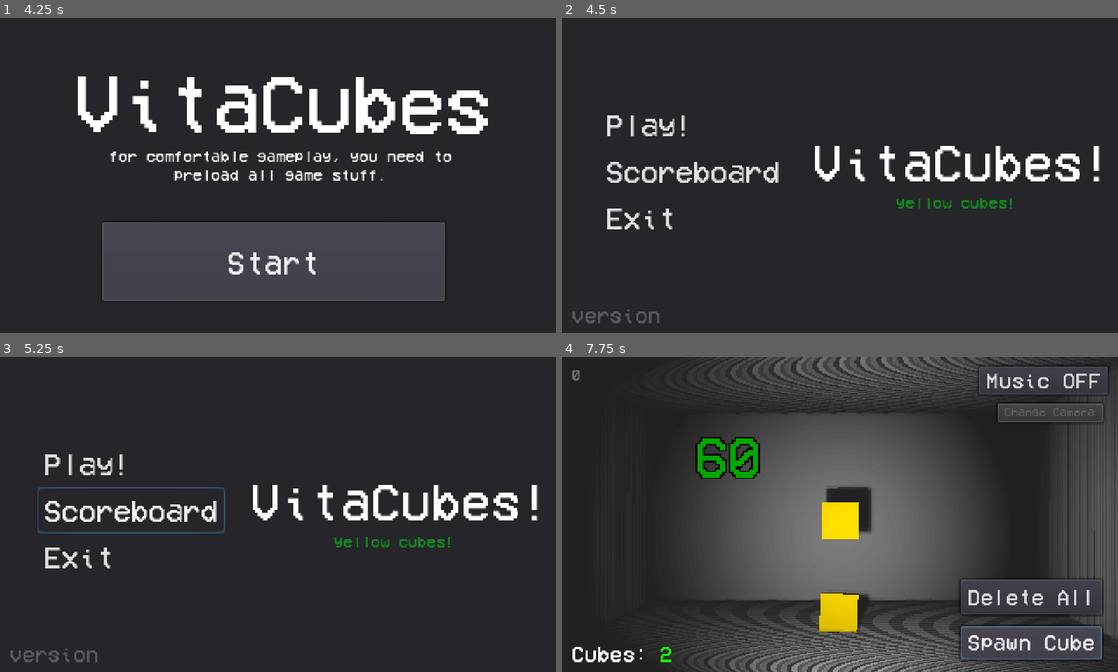
Above: before the commit, frames 1-4 (two rows, left to right).
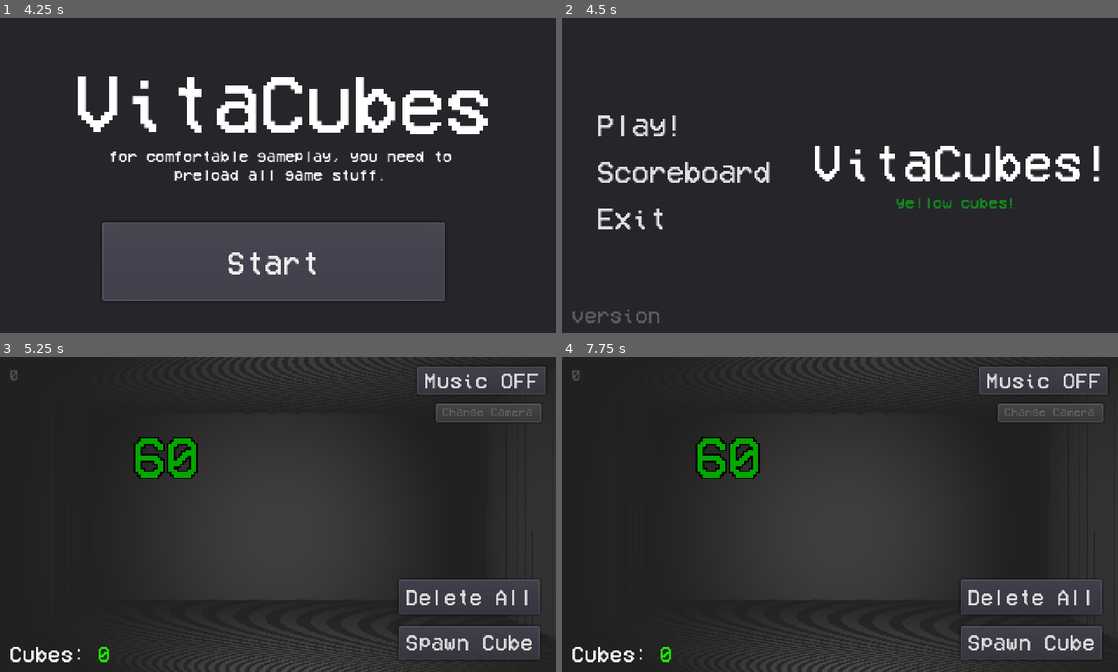
Above: after the commit, the same moments.

Repository: yaragirodev/vitaCubes
Game: Godot game, scene res://scenes/preLoadMenu.tscn
Two runs of this game, one before a commit and one after it. Both use one fixed random seed, a clock stepped at 60 frames per second and the inputs below.
Inputs (mouse positions are in pixels of both pictures, inside the frame that each line leads up to):
- Up to frame 1 (4.25 s): click "Spawn Cube" at 0.5 s; click "Spawn Cube" at 1.25 s; click "Spawn Cube" at 2 s; click "Music OFF" at 2.75 s; click "Load Assets" at 3.5 s
- Up to frame 2 (4.5 s): click "Start" at 4.25 s
- Up to frame 3 (5.25 s): click "Scoreboard" at 5 s
- Up to frame 4 (7.75 s): click (650, 464) at 5.75 s, where only the run before the commit has a clickable "Play!"; click "Spawn Cube" at 6.5 s; click "Spawn Cube" at 7.25 s

Frame 1 is identical in both runs. In frame 2, 2.2% of the frame differs, in the area x 6-39%, y 30-68%; in frame 3, 16%; in frame 4, 33%, in the area x 1-100%, y 0-100%.

Commit message:
scoreboard add progress 2

Diff:
--- a/scenes/mainMenu.tscn
+++ b/scenes/mainMenu.tscn
@@ -49,27 +49,27 @@
 align = 1
 
 [node name="Play" type="Button" parent="."]
-margin_left = 24.0
+margin_left = 16.0
 margin_top = 72.0
-margin_right = 128.0
+margin_right = 120.0
 margin_bottom = 112.0
 custom_fonts/font = SubResource( 3 )
 text = "Play!"
 flat = true
 
 [node name="scoreboard" type="Button" parent="."]
-margin_left = 32.0
+margin_left = 24.0
 margin_top = 112.0
-margin_right = 194.0
+margin_right = 186.0
 margin_bottom = 152.0
 custom_fonts/font = SubResource( 3 )
 text = "Scoreboard"
 flat = true
 
 [node name="Exit" type="Button" parent="."]
-margin_left = 16.0
+margin_left = 8.0
 margin_top = 152.0
-margin_right = 120.0
+margin_right = 112.0
 margin_bottom = 192.0
 custom_fonts/font = SubResource( 3 )
 text = "Exit"
--- a/scenes/mainMenuMainScript.gd
+++ b/scenes/mainMenuMainScript.gd
@@ -4,11 +4,13 @@
 onready var playButton: Button = $Play
 onready var exitButton: Button = $Exit
 onready var versionLabel: Label = $version
+onready var scoreboardbutton: Button = $scoreboard
 
 func _ready():
 	#button connects
 	playButton.connect('pressed', self, '_onPlayPressed')
 	exitButton.connect('pressed', self, '_onExitPressed')
+	scoreboardbutton.connect('pressed', self, '_goToScoreboard')
 
 	# version set
 	if OS.get_name() == "Vita":
@@ -35,3 +37,6 @@
 func _onExitPressed():
 	print("BYE")
 	get_tree().quit()
+
+func _goToScoreboard():
+	get_tree().change_scene("res://scenes/scoreboard.tscn")
--- /dev/null
+++ b/scenes/scoreboard.tscn
@@ -0,0 +1,5 @@
+[gd_scene format=2]
+
+[node name="Control" type="Control"]
+anchor_right = 1.0
+anchor_bottom = 1.0
